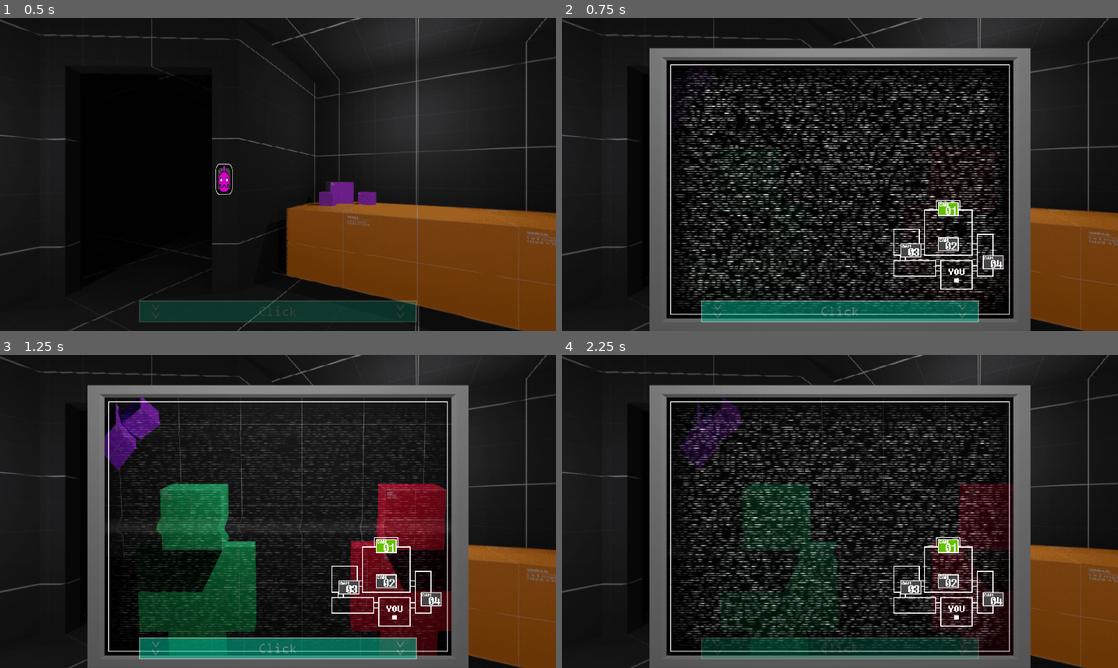
Above: before the commit, frames 1-4 (two rows, left to right).
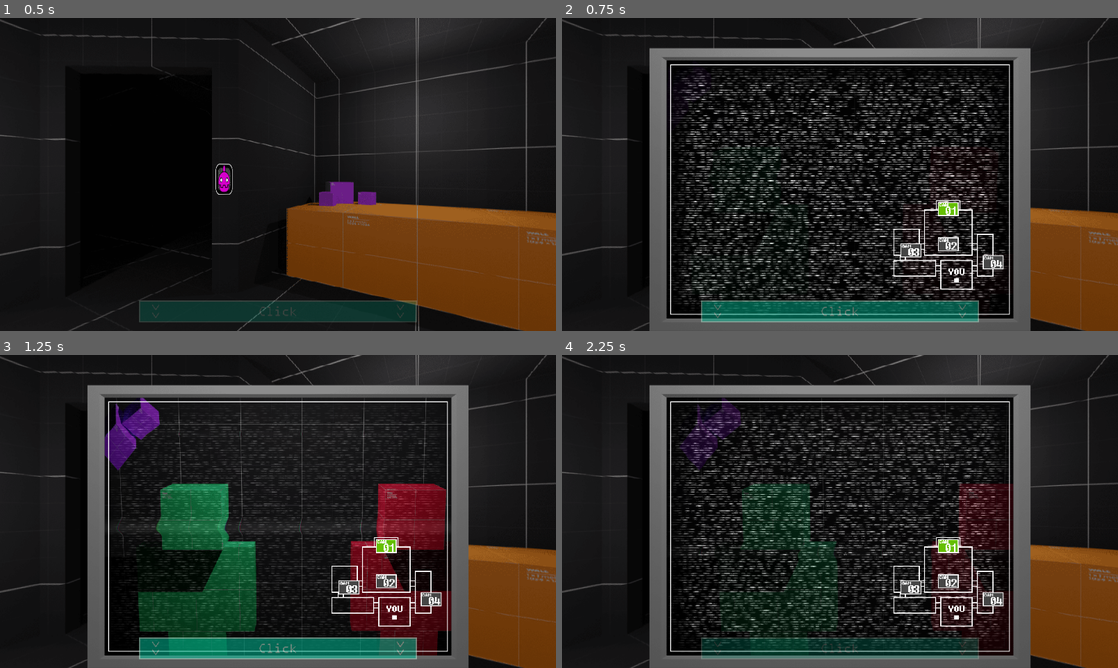
Above: after the commit, the same moments.

Repository: Oplexitie/Cupcakes-Framework
Game: Godot game, scene res://Scenes/Night/night.tscn
Same seed, same stepped clock (60 frames per second), same inputs: the game is played once before the commit and once after it.
Inputs (mouse positions are in pixels of both pictures, inside the frame that each line leads up to):
- Up to frame 1 (0.5 s): no input
- Up to frame 2 (0.75 s): click (840, 315) at 0.5 s
- Up to frame 3 (1.25 s): no input
- Up to frame 4 (2.25 s): click (945, 580) at 1.25 s; click (945, 545) at 2 s

Frame 1 is identical in both runs. In frame 2, 14% of the frame differs, in the area x 19-81%, y 15-95%; in frame 3, 2.8%; in frame 4, 13%.

Commit message:
simplify script setup

Diff:
--- a/Scenes/Night/night.tscn
+++ b/Scenes/Night/night.tscn
@@ -266,8 +266,6 @@
 centered = false
 offset = Vector2( -540, 0 )
 script = ExtResource( 4 )
-pan_speed = 5.0
-office_clamp = 500
 list_offset_corrections = [ [ NodePath("ButtonExample/Area2D/CollisionShape2D"), 1.0, 40, 500 ] ]
 
 [node name="ButtonExample" type="Sprite" parent="Office"]
@@ -340,7 +338,7 @@
 centered = false
 vframes = 4
 region_enabled = true
-region_rect = Rect2( 12.9762, 0, 798, 2372 )
+region_rect = Rect2( 240.39, 0, 798, 2372 )
 
 [node name="room3" type="Sprite" parent="Camera_Elements/Cam_Rooms"]
 visible = false
@@ -349,7 +347,7 @@
 centered = false
 vframes = 2
 region_enabled = true
-region_rect = Rect2( 165.69, 0, 798, 1186 )
+region_rect = Rect2( 0, 0, 798, 1186 )
 
 [node name="room4" type="Sprite" parent="Camera_Elements/Cam_Rooms"]
 visible = false
@@ -358,7 +356,7 @@
 centered = false
 vframes = 2
 region_enabled = true
-region_rect = Rect2( 268, 0, 798, 1186 )
+region_rect = Rect2( 116.943, 0, 798, 1186 )
 
 [node name="Cam_Buttons" type="Node2D" parent="Camera_Elements"]
 z_index = 19
@@ -418,6 +416,7 @@
 modulate = Color( 1, 1, 1, 0.235294 )
 position = Vector2( 361, 147.1 )
 frames = SubResource( 3 )
+frame = 1
 speed_scale = 5.0
 playing = true
 centered = false
--- a/Scripts/Night/office_scroll_advanced.gd
+++ b/Scripts/Night/office_scroll_advanced.gd
@@ -1,12 +1,12 @@
 extends Sprite
 
-export var pan_speed : Vector2
-export var office_clamp : Vector2
+export var pan_speed : Vector2 = Vector2(5,2)
+export var office_clamp : Vector2 = Vector2(500,0.3)
 # An export made for objects that need a slight offset due to the equirectangular shader (most notably hitboxes for buttons)
 # Reminder that objects need to be an Array of an Array to work
 # [NodePath, PanOffsetSpeed_x(int), SpeedClamp_x(int), SizeClamp_x(int),
 #            PanOffsetSpeed_y(int), SpeedClamp_y(int), SizeClamp_y(int)]
-export var list_offset_corrections : Array
+export var list_offset_corrections : Array = []
 export var shader_path : NodePath
 
 # border_distance[0] is for the x axis and border_distance[1] is for the y axis
--- a/Scripts/Night/office_scroll_simple.gd
+++ b/Scripts/Night/office_scroll_simple.gd
@@ -1,11 +1,11 @@
 extends Sprite
 
-export var pan_speed : float
-export var office_clamp : int
+export var pan_speed : float = 5
+export var office_clamp : int = 500
 # An export made for objects that need a slight offset due to the equirectangular shader (most notably hitboxes for buttons)
 # Reminder that objects need to be an Array of an Array to work
 # [NodePath, PanOffsetSpeed_x(int), SpeedClamp_x(int), SizeClamp_x(int)]
-export var list_offset_corrections : Array
+export var list_offset_corrections : Array = []
 
 # border_distance[0] is for the left border and border_distance[1] is for the right border
 var border_distance : Array = [0,0]
